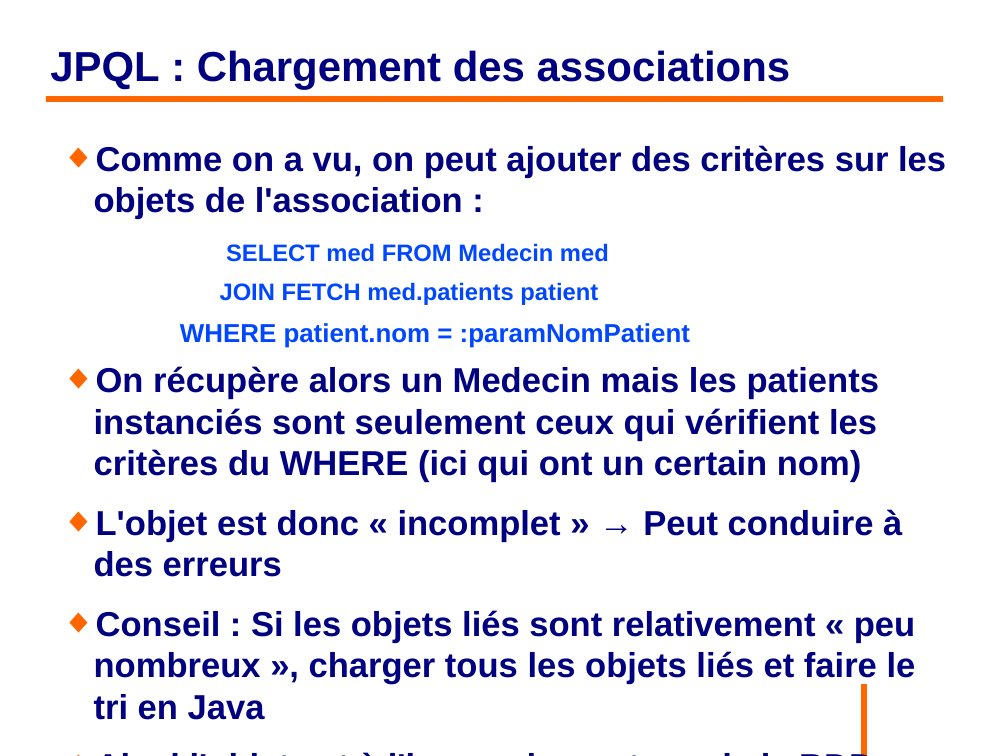
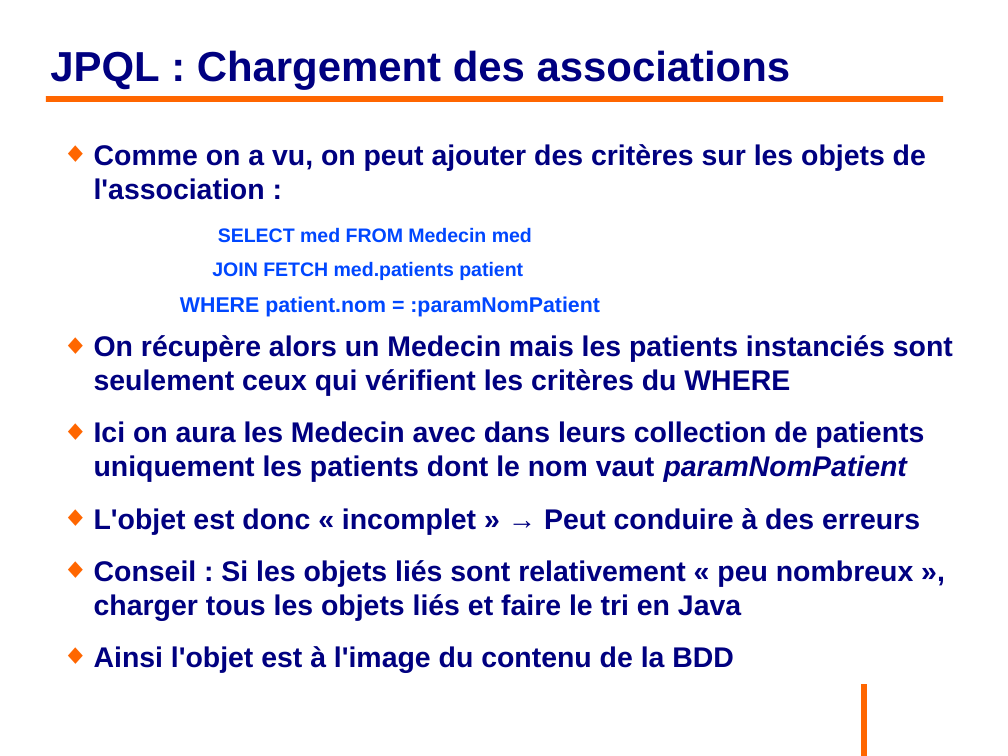
Before and after one commit to philphils/formation-hibernate-basique, a slide deck: slide 127 of Documentation/diapo_formation_hibernate.odp. Drawn at 1008x756 pixels with LibreOffice and Linux fonts; fonts in the diff are those of the drawing; background and template pictures are left out. Boxes give left, top, right and bottom in pixels: in the first picture for what was removed or moved away, otherwise in the second. Text is boxed around its words. In the diff, an @@ line names an element or a change of style, - is before the commit and + after.

```diff
--- a/Documentation/diapo_formation_hibernate.odp
+++ b/Documentation/diapo_formation_hibernate.odp
@@ text at bbox=[94, 144, 926, 673]: size 27.2 to 22.4 pt in "Comme on a vu, on peut ajouter ...", "L'objet est donc « incomplet » → ...", "Conseil : Si les objets liés sont ...", "Ainsi l'objet est à l'image du contenu ..."; size 18.7 to 15.4 pt in "SELECT med FROM Medecin med", "JOIN FETCH med.patients patient"; size 20.4 to 16.8 pt in "WHERE patient.nom = :paramNomPatient" @@
@@ text at bbox=[94, 335, 953, 482]: text changed; size 27.2 to 22.4 pt @@
-◆ On récupère alors un Medecin mais les patients instanciés sont seulement ceux qui vérifient les critères du WHERE (ici qui ont un certain nom)
+◆ On récupère alors un Medecin mais les patients instanciés sont seulement ceux qui vérifient les critères du WHERE
+◆ Ici on aura les Medecin avec dans leurs collection de patients uniquement les patients dont le nom vaut paramNomPatient
```
Also in this commit, not shown: 21 other slides changed.
